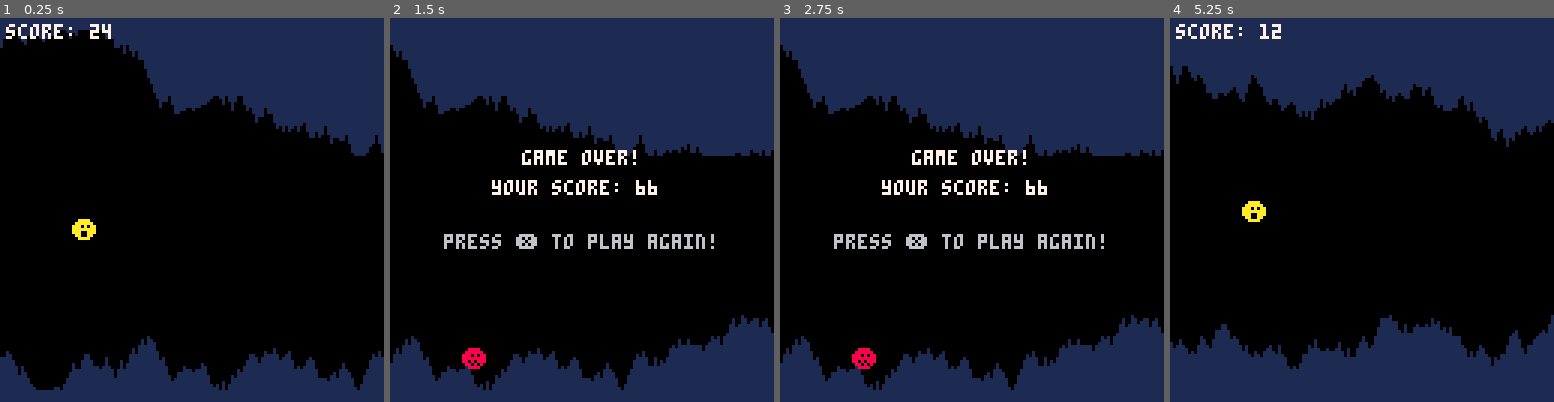
Above: before the commit, frames 1-4 (left to right).
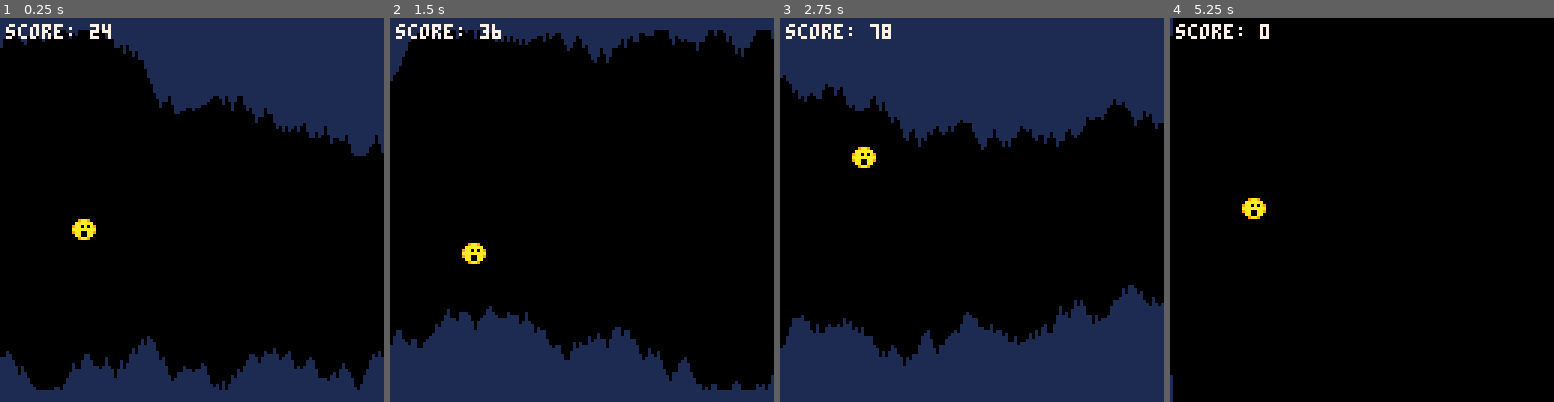
Above: after the commit, the same moments.

Repository: telefunken/pico-8
Game: PICO-8 cartridge cavediver.p8
Two runs of this game, one before a commit and one after it. Both use one fixed random seed, a clock stepped at 60 frames per second and the inputs below.
Inputs:
- Up to frame 1 (0.25 s): no input
- Up to frame 2 (1.5 s): tap X (X key) at 0.33, 1.07 s; tap O (Z key) at 0.7 s
- Up to frame 3 (2.75 s): hold Right 1.6-2.1 s; tap O (Z key) at 1.7, 2.1, 2.5 s; tap X (X key) at 1.85 s; hold Up 2.15-2.42 s; hold Right from 2.47 s (still down)
- Up to frame 4 (5.25 s): tap O (Z key) every 0.4 s from 2.9 to 4.9 s; tap X (X key) at 2.97, 4.08, 5.2 s; release Right at 3.03 s; hold Left 3.08-3.58 s; hold Down 3.63-3.97 s; hold Right 4.02-4.68 s; hold Up 4.73-5.03 s; hold Left from 5.08 s (still down)

The runs differ from the first frame. In frame 1, less than 0.1% of the frame differs, in the area x 18-25%, y 52-58%; in frame 2, 36%; in frame 3, 16%; in frame 4, 37%, in the area x 0-100%, y 0-100%.

Commit message:
fix restart-button, add fading to ball

Diff:
--- a/cavediver.p8
+++ b/cavediver.p8
@@ -13,7 +13,7 @@
   move_player()
   check_hit()
  else
-  if (btnp(s)) _init() --restart
+  if (btnp(5)) _init() --restart
  end
 end
 
@@ -110,13 +110,13 @@
  end
 end
 __gfx__
-0000000000aaaa0000aaaa0000888800000000000000000000000000000000000000000000000000000000000000000000000000000000000000000000000000
+00000000009aa900009aa90000888800000000000000000000000000000000000000000000000000000000000000000000000000000000000000000000000000
 000000000aaaaaa00aaaaaa008888880000000000000000000000000000000000000000000000000000000000000000000000000000000000000000000000000
-00700700aaa0a0aaaaa0a0aa88808088000000000000000000000000000000000000000000000000000000000000000000000000000000000000000000000000
+007007009aa0a0a99aa0a0a988808088000000000000000000000000000000000000000000000000000000000000000000000000000000000000000000000000
 00077000aaaaaaaaaaaaaaaa88888888000000000000000000000000000000000000000000000000000000000000000000000000000000000000000000000000
-00077000aaa000aaaaa00aaa88080888000000000000000000000000000000000000000000000000000000000000000000000000000000000000000000000000
+000770009aa000a99aa00aa988080888000000000000000000000000000000000000000000000000000000000000000000000000000000000000000000000000
 007007000aaa0aa00aa00aa008808080000000000000000000000000000000000000000000000000000000000000000000000000000000000000000000000000
-0000000000aaaa0000aaaa0000888800000000000000000000000000000000000000000000000000000000000000000000000000000000000000000000000000
+00000000009aa900009aa90000888800000000000000000000000000000000000000000000000000000000000000000000000000000000000000000000000000
 
 
 
